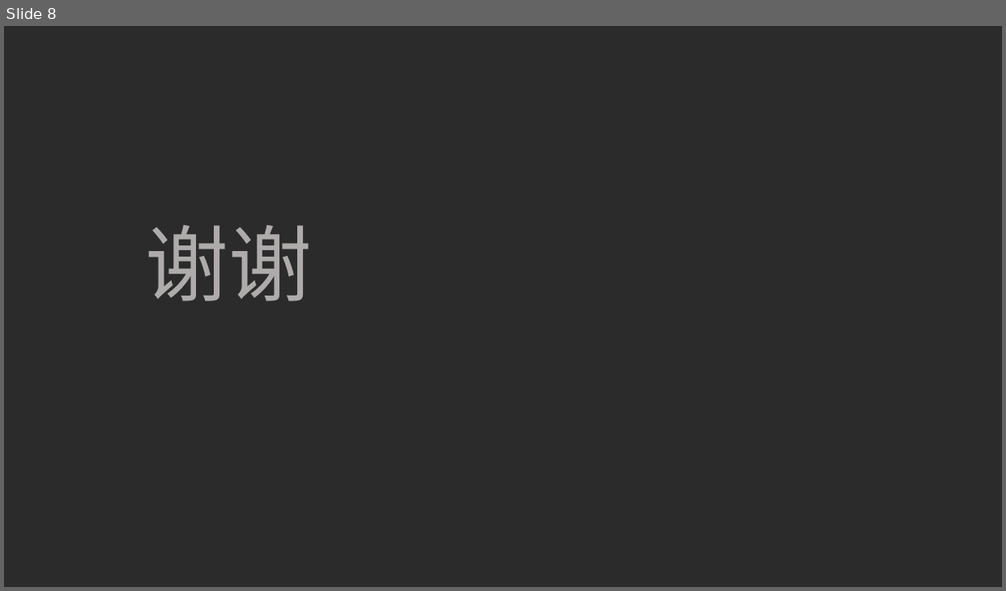
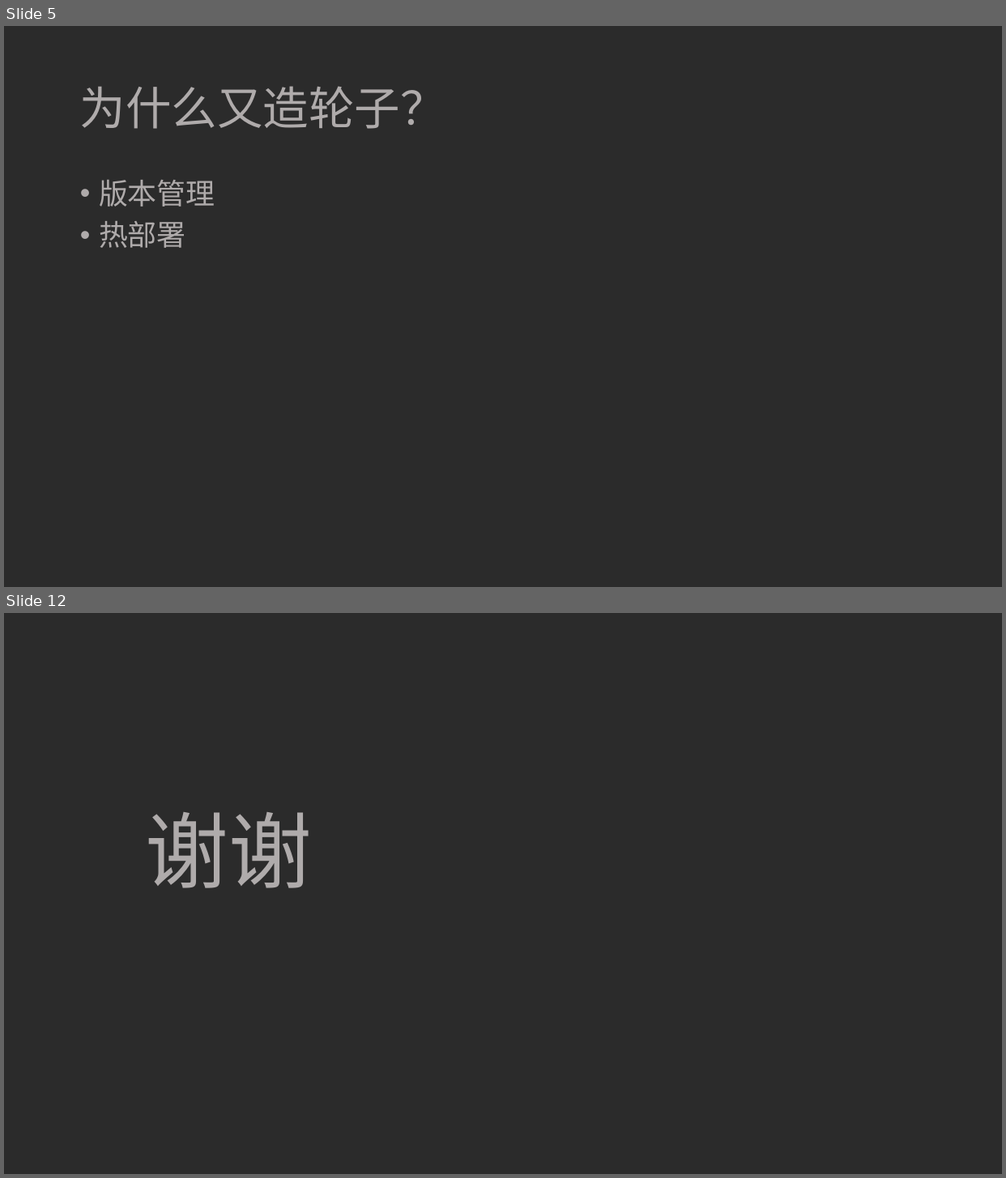
Before and after one commit to ivaneye/ivaneye.github.com, a slide deck: source/ppt/work/焦点服务化框架Hydra的演变-王一帆.pptx. Shown one above the other, each under a label of ours: slide 8 before the commit, slides 5 and 12 after it; the slides between them are not shown. The pictures are 1006x591 and 1006x1178 pixels, drawn with LibreOffice and Linux fonts; fonts in the diff are those of the drawing; grey boxes stand for pictures; background and template pictures are left out; a plain dark background stands for a picture behind light text. Boxes give left, top, right and bottom in pixels: in the first picture for what was removed or moved away, otherwise in the second. Text is boxed around its words. In the diff, an @@ line names an element or a change of style, - is before the commit and + after.

```diff
--- a/source/ppt/work/焦点服务化框架Hydra的演变-王一帆.pptx
+++ b/source/ppt/work/焦点服务化框架Hydra的演变-王一帆.pptx
@@ slide 5 added at <box>4,26,1002,587</box>, background picture (left out) @@
@@ title added at <box>80,86,446,129</box>, 44 pt, text #AFABAB @@
+为什么又造轮子？
@@ text added at <box>99,180,215,248</box>, 28 pt, text #AFABAB @@
+• 版本管理
+• 热部署
@@ what was slide 8 is now slide 12 @@
```
Also in this commit, not shown: 2 slides changed, 8 other slides added, 5 slides removed, 1 other file.
